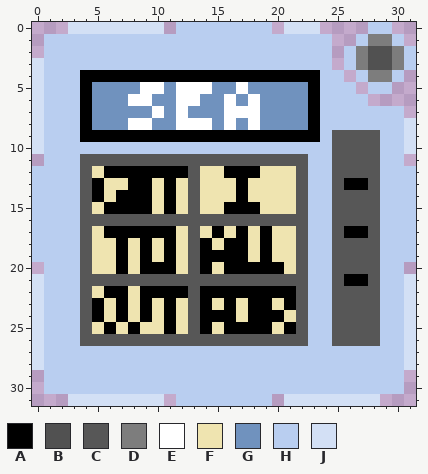
Edited in one commit: pixel-art sprite (Module Icons/Small Talk.png). The first picture shows the starting point.
The file is 32x32 pixels. Colours within 5 levels of each other are drawn and written as one.
Palette (. is transparent): A #000000  B #515151  C #575757  D #7d7d7d  E #ffffff  F #efe4b0  G #7092be  H #b9cef0  J #d3e0f5
Pixels before, first column x 0:
 0 ...JJJJJJJJ.HHHHHHHH.JJJ....HH..
 1 .HHHHHHHHHHHHHHHHHHHHHHHH..HDDH.
 2 .HHHHHHHHHHHHHHHHHHHHHHHH.HDBBDH
 3 JHHHHHHHHHHHHHHHHHHHHHHHH.HDBBDH
 4 JHHHAAAAAAAAAAAAAAAAAAAAHH.HDDH.
 5 JHHHAGGGGEEGEEEGGEGGGGGAHHH.HH..
 6 JHHHAGGGEEGGEEGGEGEGGGGAHHHH....
 7 JHHHAGGGGGEGEGGGEEEGGGGAHHHHHHH.
 8 JHHHAGGGEEGGEEEGEGEGGGGAHHHHHHHJ
 9 JHHHAAAAAAAAAAAAAAAAAAAAHCCCCHHJ
10 JHHHHHHHHHHHHHHHHHHHHHHHHCCCCHHJ
11 .HHHCCCCCCCCCCCCCCCCCCCHHCCCCHH.
12 HHHHCFAAAAAAACFFAAAFFFCHHCCCCHHH
13 HHHHCAFFAAFAFCFFFAFFFFCHHCAACHHH
14 HHHHCAFAAAFAFCFFFAFFFFCHHCCCCHHH
15 HHHHCFAAAAFAFCFFAAAFFFCHHCCCCHHH
16 HHHHCCCCCCCCCCCCCCCCCCCHHCCCCHHH
17 HHHHCFAAAAAAFCFAFAFAFFCHHCAACHHH
18 HHHHCFFAFAFAFCAFAAFAFFCHHCCCCHHH
19 HHHHCFFAFAFAFCAAAAFAFFCHHCCCCHHH
20 .HHHCFFAFAAAFCAFAAAAAFCHHCCCCHH.
21 JHHHCCCCCCCCCCCCCCCCCCCHHCAACHHJ
22 JHHHCFAAFAAAACAAAAAAAACHHCCCCHHJ
23 JHHHCAFAFAFAFCAFAFAAFACHHCCCCHHJ
24 JHHHCAFAFAFAFCAAAFAAAFCHHCCCCHHJ
25 JHHHCFAFAFFAFCAFAAAAFACHHCCCCHHJ
26 JHHHCCCCCCCCCCCCCCCCCCCHHCCCCHHJ
27 JHHHHHHHHHHHHHHHHHHHHHHHHHHHHHHJ
28 JHHHHHHHHHHHHHHHHHHHHHHHHHHHHHHJ
29 .HHHHHHHHHHHHHHHHHHHHHHHHHHHHHH.
30 .HHHHHHHHHHHHHHHHHHHHHHHHHHHHHH.
31 ...JJJJJJJJ.HHHHHHHH.JJJJJJJJ...
Once edited:
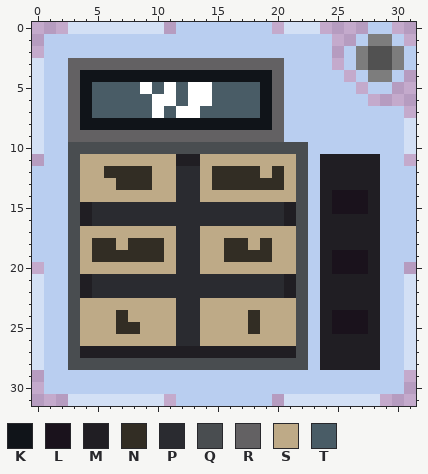
Colours new in this view: K #101419  L #1a121c  M #201e23  N #322d24  P #2a2b30  Q #494d50  R #636163  S #beaa87  T #495c66
Changes in this commit:
Changed rows in their new state; - is an unchanged pixel.
first column x 3:
 3 RRRRRRRRRRRRRRRRRR--------
 4 RKKKKKKKKKKKKKKKKRHHH-----
 5 RKTTTT-TET--TTTTKRHHH-----
 6 RKTTTTTEET-ETTTTKRHHH-----
 7 RKTTTTT-T-ETTTTTKRHHH-----
 8 RKKKKKKKKKKKKKKKKRHHH-----
 9 RRRRRRRRRRRRRRRRRRHHH-HHHH
10 QQQQQQQQQQQQQQQQQQQQ--HHHH
11 QSSSSSSSSMMSSSSSSSSQ-MMMMM
12 QSSNNNNSSPPSNNNNSNSQ-MMMMM
13 QSSSNNNSSPPSNNNNNNSQ-MMMMM
14 QSSSSSSSSPPSSSSSSSSQ-MLLLM
15 QMPPPPPPPPPPPPPPPPMQ-MLLLM
16 QMPPPPPPPPPPPPPPPPMQ-MMMMM
17 QSSSSSSSSPPSSSSSSSSQ-MMMMM
18 QSNNSNNNSPPSSNNSNSSQ-MMMMM
19 QSNNNNNNSPPSSNNNNSSQ-MLLLM
20 QSSSSSSSSPPSSSSSSSSQ-MLLLM
21 QMPPPPPPPPPPPPPPPPMQ-MMMMM
22 QMPPPPPPPPPPPPPPPPMQ-MMMMM
23 QSSSSSSSSPPSSSSSSSSQ-MMMMM
24 QSSSNSSSSPPSSSSNSSSQ-MLLLM
25 QSSSNNSSSPPSSSSNSSSQ-MLLLM
26 QSSSSSSSSPPSSSSSSSSQ-MMMMM
27 QMMMMMMMMMMMMMMMMMMQ-MMMMM
28 QQQQQQQQQQQQQQQQQQQQ-MMMMM
